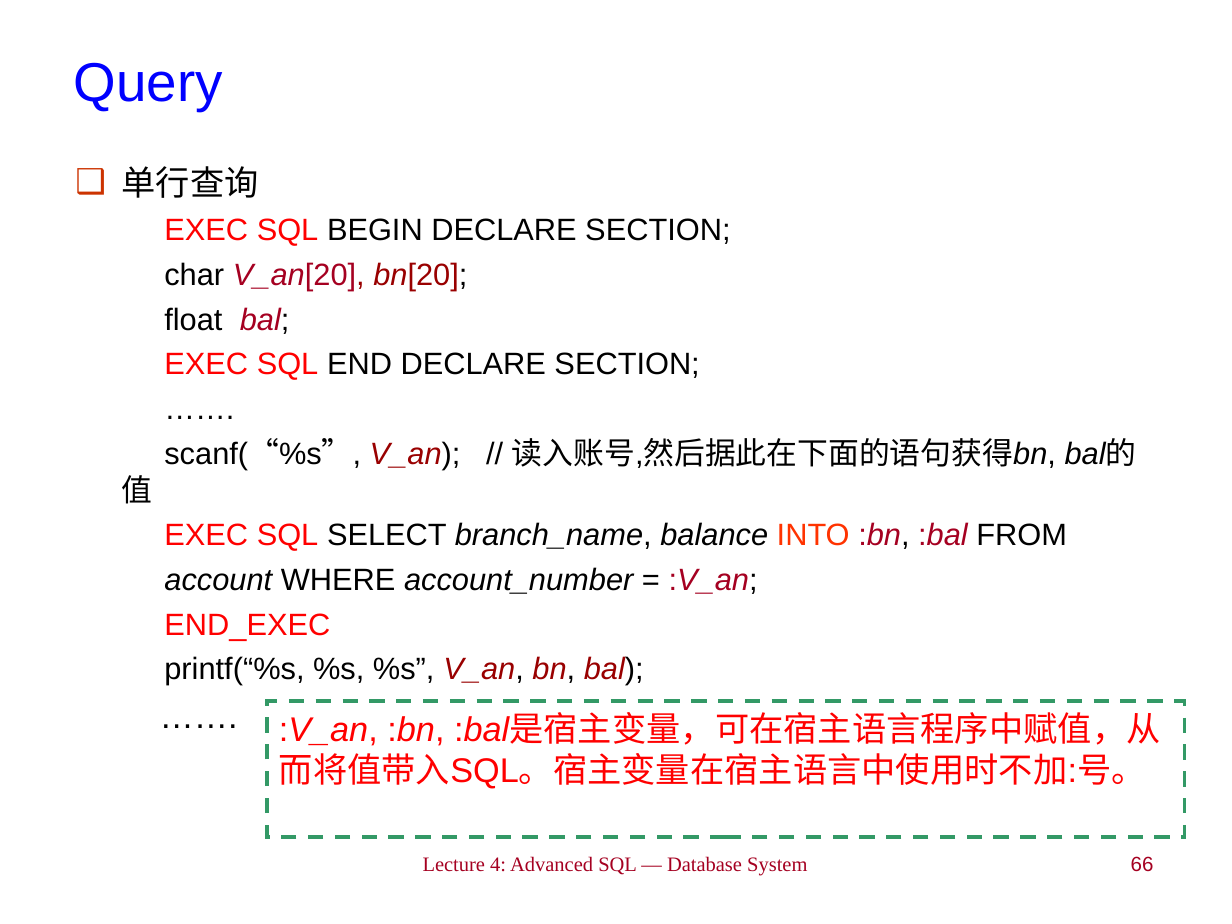
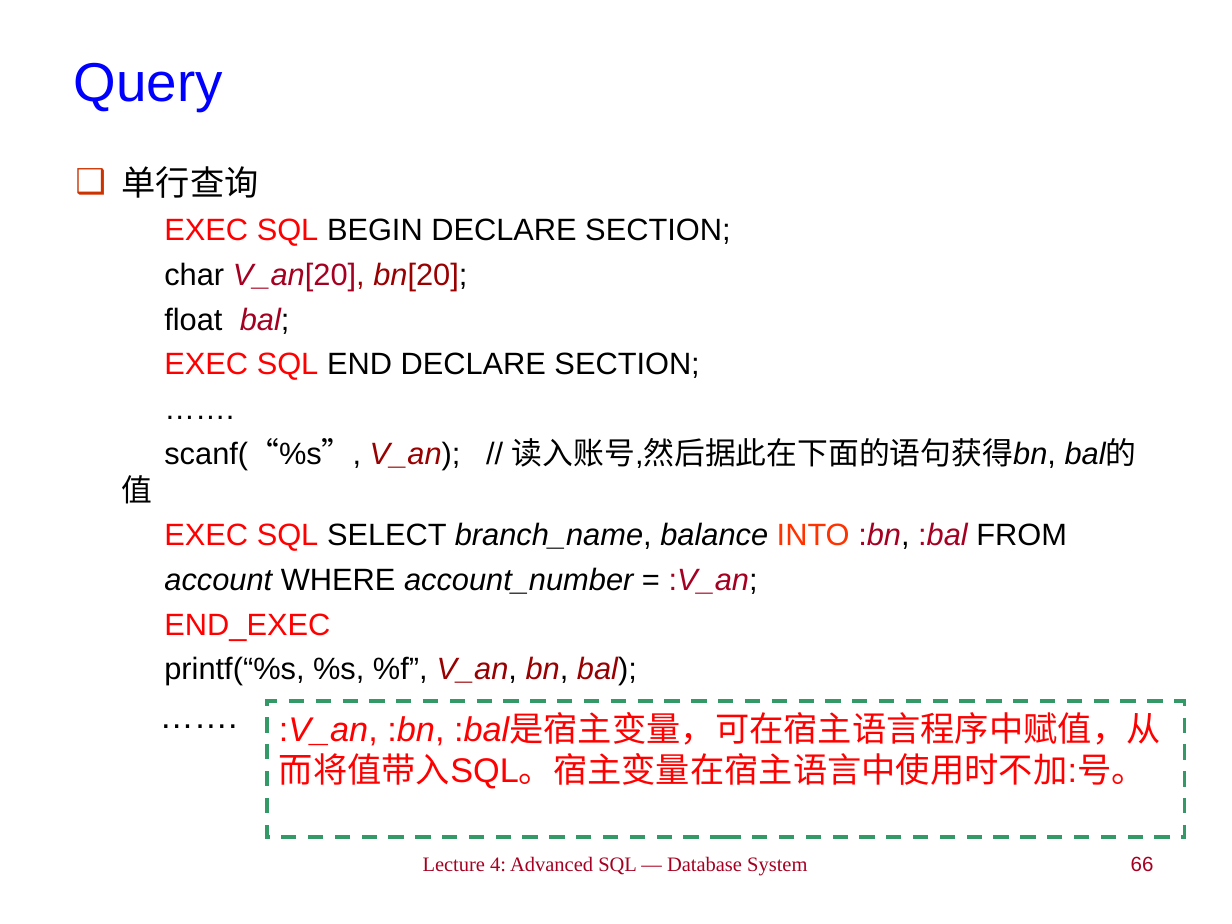
Before and after one commit to LukeLIN-web/DataBase-System-learning, a slide deck: slide 66 of PPT/Lec 4_Advanced SQL.ppt. Drawn at 1232x924 pixels with LibreOffice and Linux fonts; fonts in the diff are those of the drawing. Boxes give left, top, right and bottom in pixels: in the first picture for what was removed or moved away, otherwise in the second. Text is boxed around its words. In the diff, an @@ line names an element or a change of style, - is before the commit and + after.

```diff
--- a/PPT/Lec 4_Advanced SQL.ppt
+++ b/PPT/Lec 4_Advanced SQL.ppt
@@ text at <box>164,656,637,685</box>: text changed @@
-printf(“%s, %s, %s”, V_an, bn, bal);
+printf(“%s, %s, %f”, V_an, bn, bal);
```
Also in this commit, not shown: 2 other slides changed, 7 slides added, 9 other files.
